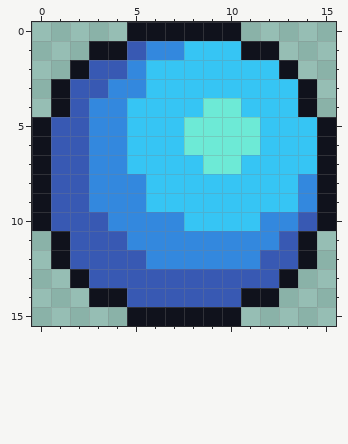
Pixel-art sprite, stored at Aerial Ascent/sprites/playerSprite.png. Above: the version before the commit.
The file is 16x16 pixels.
Now the later version:
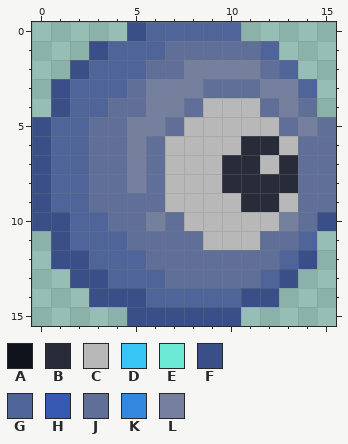
Palette (. is transparent): A #10121c  B #282b38  C #b8b8b8  D #36c5f4  E #6dead6  F #3a4f87  G #4f6498  H #3859b3  J #5f6f98  K #3388de  L #74809e
Difference:
Changed rows in their new state; - is an unchanged pixel.
first column x 0:
 0 -----FGGGGG-----
 1 ---FGGGJJJJJG---
 2 --FGGGJJLLLLJG--
 3 -FGGGJLLLJJJLLG-
 4 -FGGJJLLJCCCJLJ-
 5 FGGJJLLJCCCCCJLJ
 6 FGGJJLJCCCCBBCJJ
 7 FGGJJLJCCCBBCBJJ
 8 FGGJJLJCCCBBBBJJ
 9 FGGJJJJCCCCBBCJJ
10 FFGGJJLJCCCCCLJF
11 -FGGGJJJJCCCJJG-
12 -FFGGGJJJJJJJGF-
13 --FFGGGJJJJJGF--
14 ---FFFGGGGGFF---
15 -----FFFFFF-----
